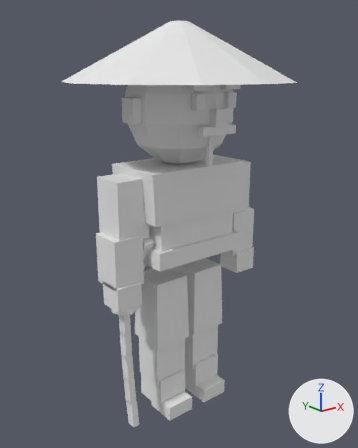
The Blender file art_source/blender/units/blend/japanese/samurai_a1.blend, before and after one commit.
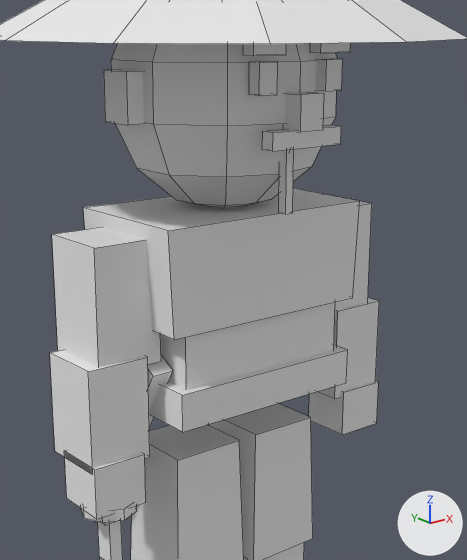
Each version appears first whole from a 50 mm lens placed at (-1.392, -1.737, 1.613), pointed at (0.001, 0.005, 0.916), and next in a close-up on the part from 20% to 83% of the width and 14% to 74% of the height. Lighting does not change. The marker at lower right points along +X, +Y and +Z. The last two pictures show the newer version. The close-ups show mesh edges as thin lines.

The first close-up shows 'Body'.
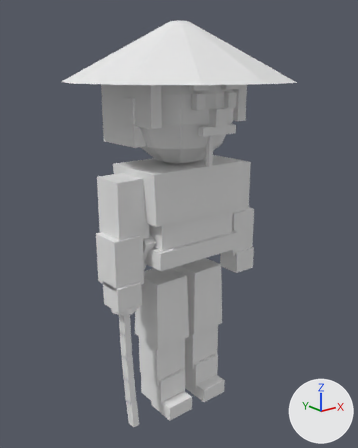
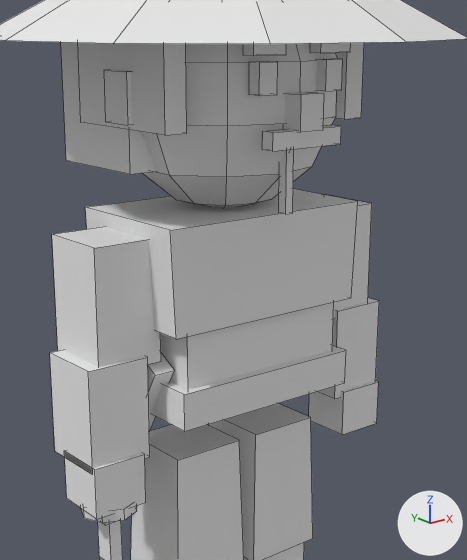
The newer file is also rescaled (x0.96) as a whole; pictures and numbers use the older file's frame.

The change, as JSON lines over the scene's bpy script:
```json
{"block": "me_body", "where": "# used by ob_body; location = (0.0, 0.0, 0.0)"}
{"op": "remove", "block": "me_body", "code": "me_body.from_pydata(...)  # 366 vertices, 292 faces; spans x -0.5..0.5, y -0.5..0.5, z 0.0..1.8"}
{"op": "add", "block": "me_body", "code": "me_body.from_pydata(...)  # 406 vertices, 322 faces; spans x -0.5..0.5, y -0.5..0.5, z 0.0..1.8"}
{"block": "me_body", "change": "me_body part 1: a new loose piece, a box spanning x -0.25..0.25, y -0.02..0.24, z 1.3..1.6, in mat_pe_unitpalette (its picture is missing)"}
{"block": "me_body", "change": "me_body part 2: a new loose piece, a box spanning x 0.21..0.26, y -0.15..0.15, z 1.39..1.61, in mat_pe_unitpalette (its picture is missing)"}
{"block": "me_body", "change": "me_body part 3: a new loose piece, a box spanning x -0.26..-0.21, y -0.15..0.15, z 1.39..1.61, in mat_pe_unitpalette (its picture is missing)"}
{"block": "me_body", "change": "other edits to the shape of me_body do not show in these pictures"}
```

Pixel boxes [x1, y1, x2, y2] of what changed, in the close-ups (467 x 560 px):
```json
{"part": 1, "of": "me_body", "change": "added", "after": [61, 42, 156, 174]}
{"part": 2, "of": "me_body", "change": "added", "after": [335, 43, 364, 119]}
{"part": 3, "of": "me_body", "change": "added", "after": [78, 43, 187, 135]}
```
